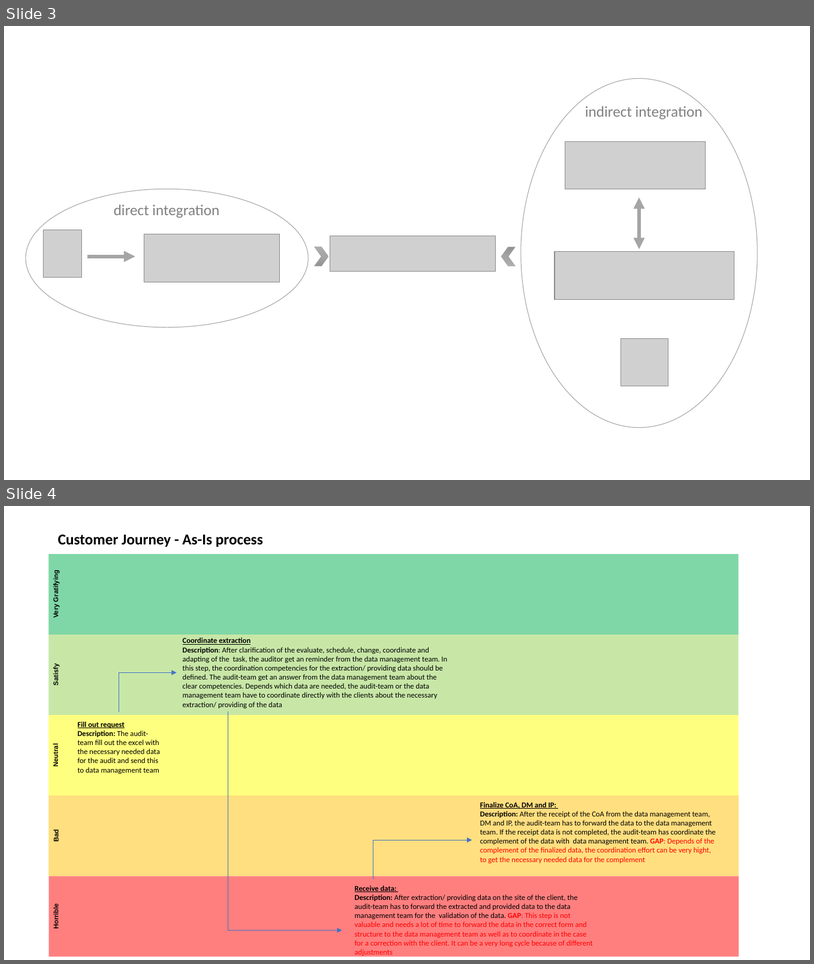
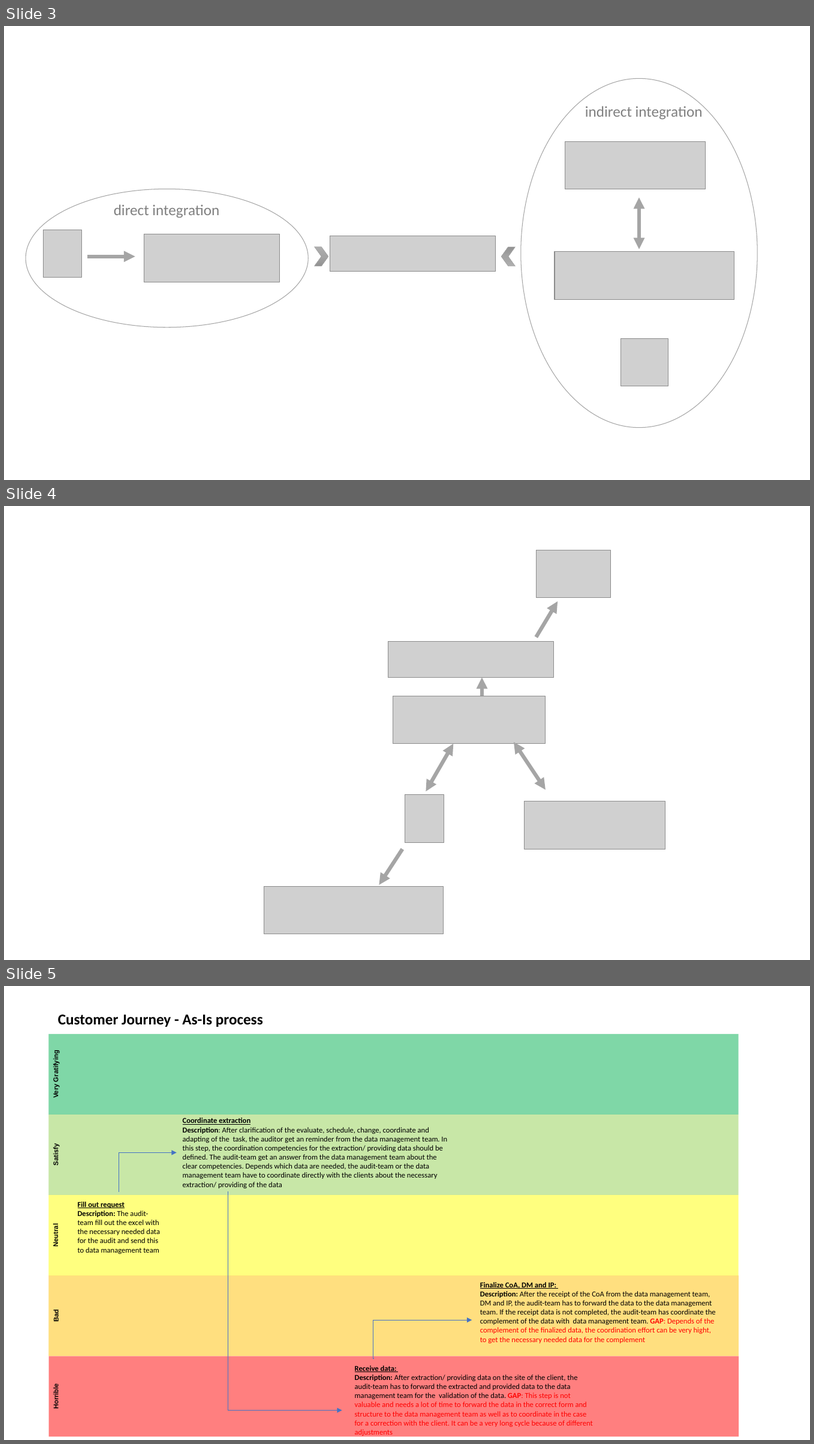
Before and after one commit to DigiBP/digibp-grindelwald, a slide deck: documentation/Grafiken_16052019.pptx. Shown one above the other, each under a label of ours: slides 3 and 4 before the commit, slides 3, 4 and 5 after it. The pictures are 814x964 and 814x1444 pixels, drawn with LibreOffice and Linux fonts; fonts in the diff are those of the drawing; grey boxes stand for pictures. Boxes give left, top, right and bottom in pixels: in the first picture for what was removed or moved away, otherwise in the second. Text is boxed around its words. In the diff, an @@ line names an element or a change of style, - is before the commit and + after.

```diff
--- a/documentation/Grafiken_16052019.pptx
+++ b/documentation/Grafiken_16052019.pptx
@@ slide 4 added at [4, 506, 810, 960], background #FFFFFF @@
@@ picture added at [536, 550, 611, 598] @@
@@ arrow added from (536, 637) to (558, 601), #A5A5A5 4.5 pt @@
@@ picture added at [389, 642, 555, 677] @@
@@ double arrow added from (483, 677) to (483, 715), #A5A5A5 4.5 pt @@
@@ picture added at [393, 696, 546, 744] @@
@@ double arrow added from (453, 744) to (426, 791), #A5A5A5 4.5 pt @@
@@ double arrow added from (546, 790) to (514, 742), #A5A5A5 4.5 pt @@
@@ picture added at [405, 795, 444, 843] @@
@@ picture added at [525, 801, 666, 849] @@
@@ arrow added from (402, 849) to (380, 885), #A5A5A5 4.5 pt @@
@@ picture added at [264, 886, 444, 934] @@
@@ what was slide 4 is now slide 5 @@
```
Also in this commit, not shown: 1 other file.
